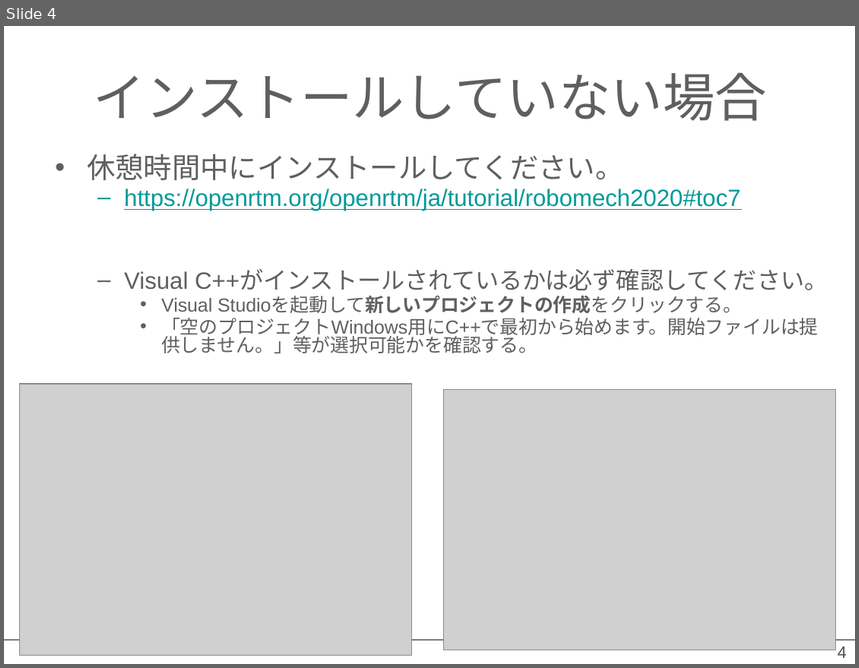
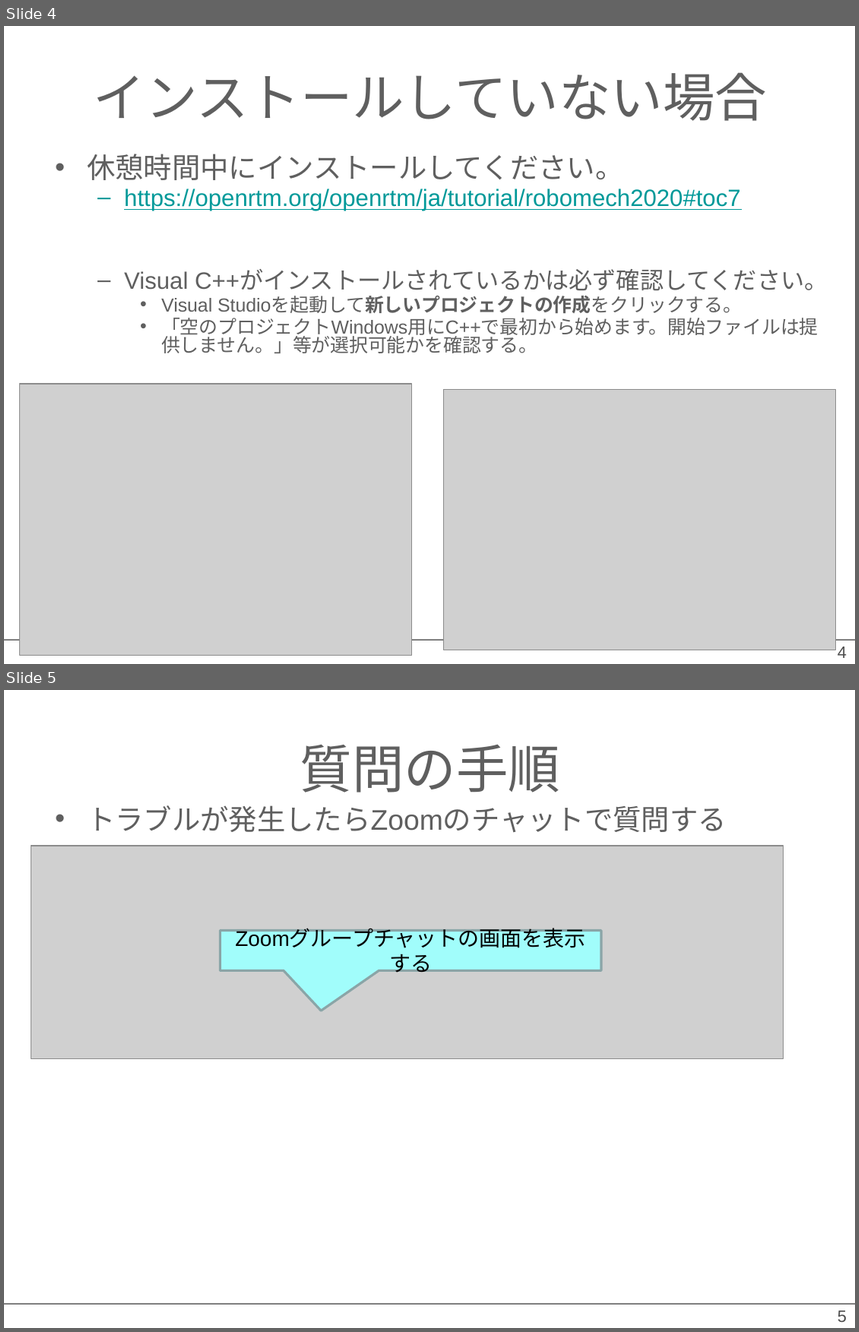
Before and after one commit to OpenRTM/RTM_Tutorial, a slide deck: ppt/インストールの確認_online.pptx. Shown one above the other, each under a label of ours: slide 4 before the commit, slides 4 and 5 after it. The pictures are 859x668 and 859x1332 pixels, drawn with LibreOffice and Linux fonts; fonts in the diff are those of the drawing; grey boxes stand for pictures; background and template pictures are left out. Boxes give left, top, right and bottom in pixels: in the first picture for what was removed or moved away, otherwise in the second. Text is boxed around its words. In the diff, an @@ line names an element or a change of style, - is before the commit and + after.

```diff
--- a/ppt/インストールの確認_online.pptx
+++ b/ppt/インストールの確認_online.pptx
@@ slide 5 added at [4, 690, 855, 1328], background #FFFFFF; not listed: 1 template element that a slide beside it also shows @@
@@ title added at [300, 744, 560, 793], 44 pt, text #5F5F5F @@
+質問の手順
@@ text added at [87, 806, 727, 832], 24 pt, text #5F5F5F @@
+• トラブルが発生したらZoomのチャットで質問する
@@ picture added at [31, 846, 784, 1059] @@
@@ speech box added at [220, 931, 601, 971], fill #A1FDFB, outline #8AA6A8 2 pt, 18 pt, text #000000 @@
+Zoomグループチャットの画面を表示する
@@ page number added at [838, 1311, 847, 1322], 14 pt, text #4D4D4D @@
+5
```
Also in this commit, not shown: 1 slide changed, 2 other files.
